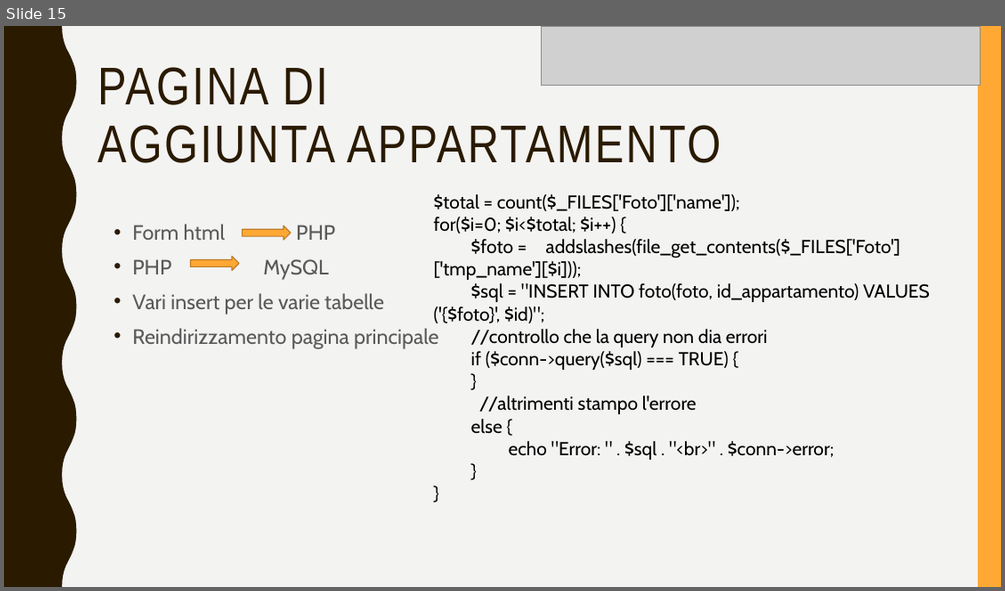
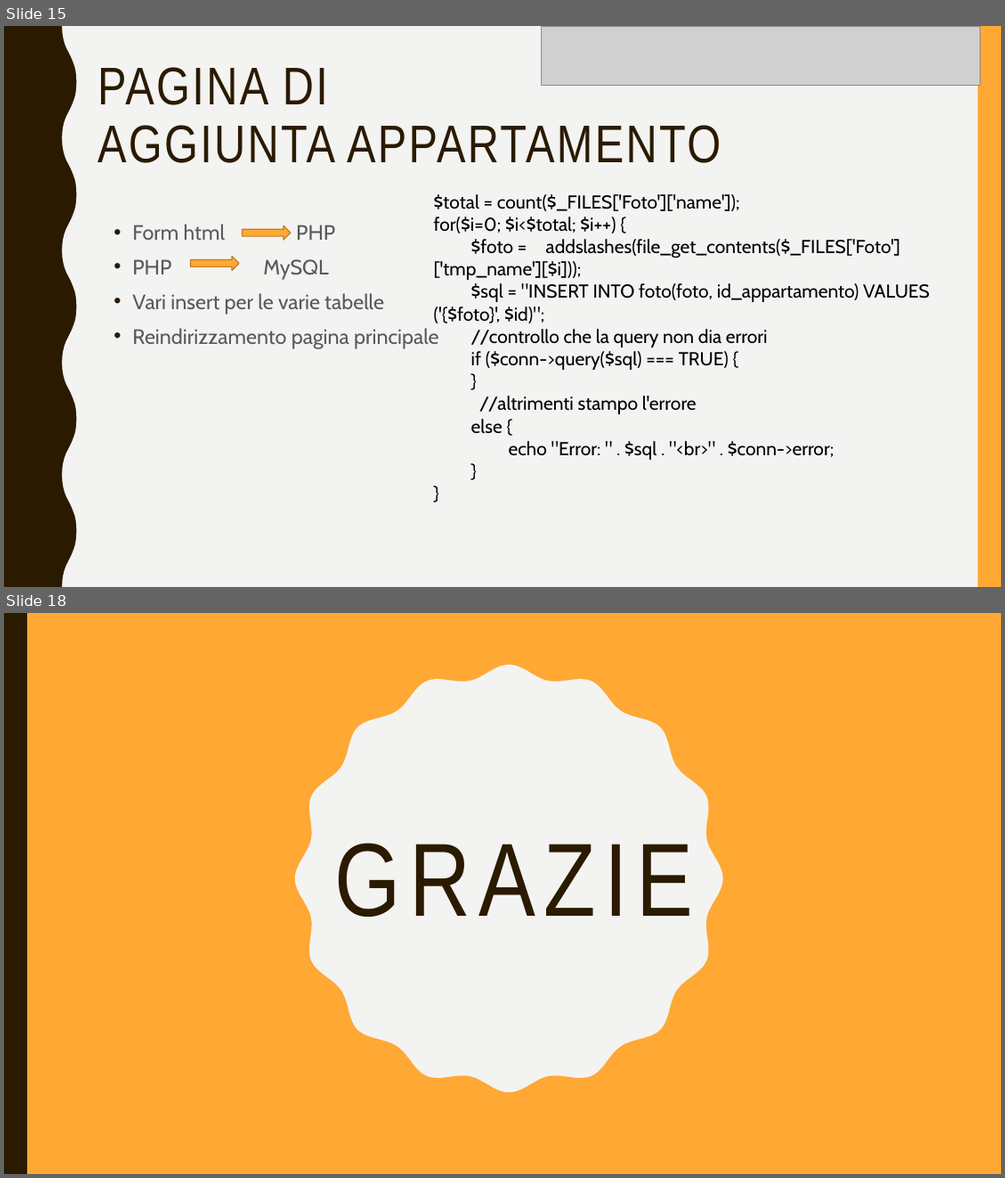
Before and after one commit to Dominelli/GestioneAppartamenti, a slide deck: Documentazione/Gestione appartamenti.pptx. Shown one above the other, each under a label of ours: slide 15 before the commit, slides 15 and 18 after it; the slides between them are not shown. The pictures are 1005x591 and 1005x1178 pixels, drawn with LibreOffice and Linux fonts; fonts in the diff are those of the drawing; grey boxes stand for pictures. Boxes give left, top, right and bottom in pixels: in the first picture for what was removed or moved away, otherwise in the second. Text is boxed around its words. In the diff, an @@ line names an element or a change of style, - is before the commit and + after.

```diff
--- a/Documentazione/Gestione appartamenti.pptx
+++ b/Documentazione/Gestione appartamenti.pptx
@@ slide 18 added at [4, 613, 1001, 1174], background #FFA834 @@
@@ rectangle added at [4, 613, 27, 1174], fill #2A1A00 @@
@@ freeform shape added at [295, 665, 723, 1093], fill #F3F3F2 @@
@@ title added at [335, 843, 693, 916], 100 pt, text #2A1A00 @@
+GRAZIE
```
Also in this commit, not shown: 4 slides changed, 1 other slide added.
